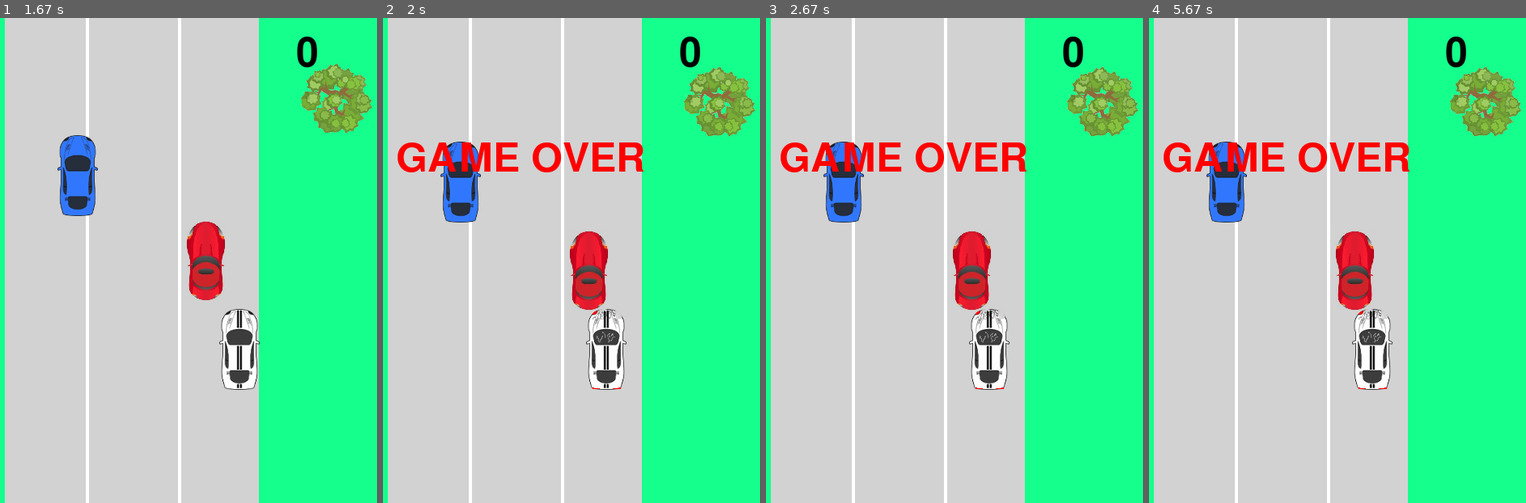
Above: before the commit, frames 1-4 (left to right).
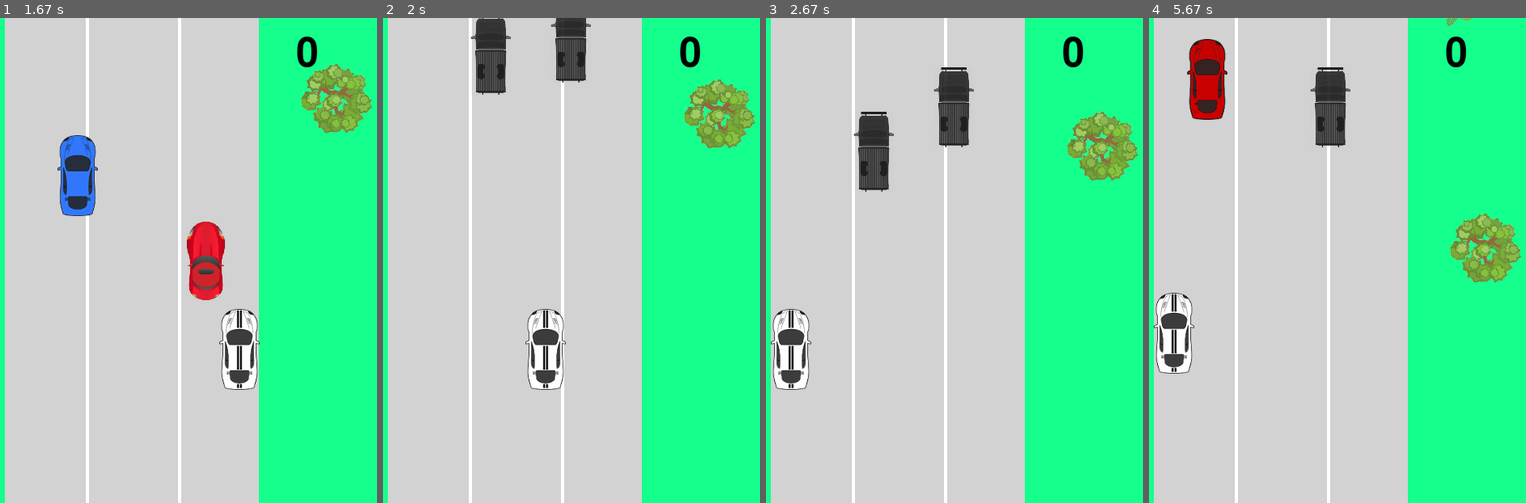
Above: after the commit, the same moments.

Repository: lucasbiel7/pygame
Game: pygame game, started from car_aluno.py
Same seed, same stepped clock (60 frames per second), same inputs: the game is played once before the commit and once after it.
Inputs:
- Up to frame 1 (1.67 s): hold Right 0.33-0.8 s; hold Up 0.83-1.13 s; hold Right 1.17-1.63 s
- Up to frame 2 (2 s): hold Space from 1.67 s (still down); hold Left from 1.67 s (still down)
- Up to frame 3 (2.67 s): release Space at 2.2 s; release Left at 2.2 s; hold Left from 2.23 s (still down)
- Up to frame 4 (5.67 s): release Left at 2.77 s; hold Down 2.8-3.1 s; hold Up 3.57-3.93 s; hold Right 3.97-4.6 s; tap Space at 5.03, 5.43 s; hold Left from 5.37 s (still down)

Frame 1 is identical in both runs. In frame 2, 11% of the frame differs, in the area x 3-99%, y 0-77%; in frame 3, 12%; in frame 4, 14%, in the area x 1-99%, y 0-77%.

Commit message:
Adicionando funcionalidade de restart

Diff:
--- a/car_aluno.py
+++ b/car_aluno.py
@@ -11,6 +11,7 @@
 RED = (255, 0, 0)
 GREEN = (20, 255, 140)
 GREY = (210, 210, 210)
+PURPLE = (97, 52, 219)
 
 SPEED = 5  # velocidade de movimento do carrinho do jogador
 SPEED1 = [0, 2]  # velocidade de movimento do carrinho oponente 1
@@ -37,6 +38,7 @@
 score = 0
 game_over = "GAME OVER"
 font_score = pygame.font.Font('freesansbold.ttf', 50)
+font_restart = pygame.font.Font('freesansbold.ttf', 16)
 loser = False
 # [DONE] carregar as imagens dos carrinhos
 car = pygame.image.load("white_car.png")
@@ -93,10 +95,20 @@
     return pygame.image.load(cars[random.randint(0, len(cars) - 1)])
 
 
-car_opponent_red = restart_opponent(oponente_rect_red, RANGE_STREET[0], RANGE_STREET[1], False)
-car_opponent_red = pygame.transform.scale(car_opponent_red, (50, 100))
-car_opponent_blue = restart_opponent(oponente_blue_rect, RANGE_STREET[0], RANGE_STREET[1], False)
-car_opponent_blue = pygame.transform.scale(car_opponent_blue, (50, 100))
+def start_game():
+    global car_opponent_red, car_opponent_blue, car, loser, score
+    pygame.mixer.music.play()
+    car_opponent_red = restart_opponent(oponente_rect_red, RANGE_STREET[0], RANGE_STREET[1], False)
+    car_opponent_red = pygame.transform.scale(car_opponent_red, (50, 100))
+    car_opponent_blue = restart_opponent(oponente_blue_rect, RANGE_STREET[0], RANGE_STREET[1], False)
+    car_opponent_blue = pygame.transform.scale(car_opponent_blue, (50, 100))
+    car = pygame.image.load("white_car.png")
+    car = pygame.transform.scale(car, (50, 100))
+    loser = False
+    score = 0
+
+
+start_game()
 
 
 def calcularDeslocamento(start_x_1, end_x_1, start_x_2, end_x_2):
@@ -241,8 +253,8 @@
 def build_car_controls():
     x = 0
     y = 0
+    key = pygame.key.get_pressed()
     if pygame.key.get_focused() and not loser:
-        key = pygame.key.get_pressed()
         half_width = car_rect.width / 2
         half_height = car_rect.height / 2
         # [DONE] manter o carrinho do jogador na tela. Use valores numéricos da tela e das pistas.
@@ -254,6 +266,10 @@
             x -= SPEED
         if key[pygame.K_RIGHT] and (car_rect.centerx + 1 + half_width) < FAIXAS[2][1]:
             x += SPEED
+    else:
+        if key[pygame.K_SPACE]:
+            start_game()
+
     car_rect.move_ip(x, y)
 
 
@@ -329,6 +345,8 @@
     # de carrinho batido para o carrinho do jogador.
     if captura_colisao():
         SCREEN.blit(font_score.render(str(game_over), True, RED), (50, W_HEIGHT // 4))
+        font_restart.set_italic(True)
+        SCREEN.blit(font_restart.render("Aperte espaço para recomeçar!", True, PURPLE), (80, W_HEIGHT // 4 + 75))
         car = pygame.image.load("white_car_2.png")
         pygame.mixer.music.pause()
         loser = True
